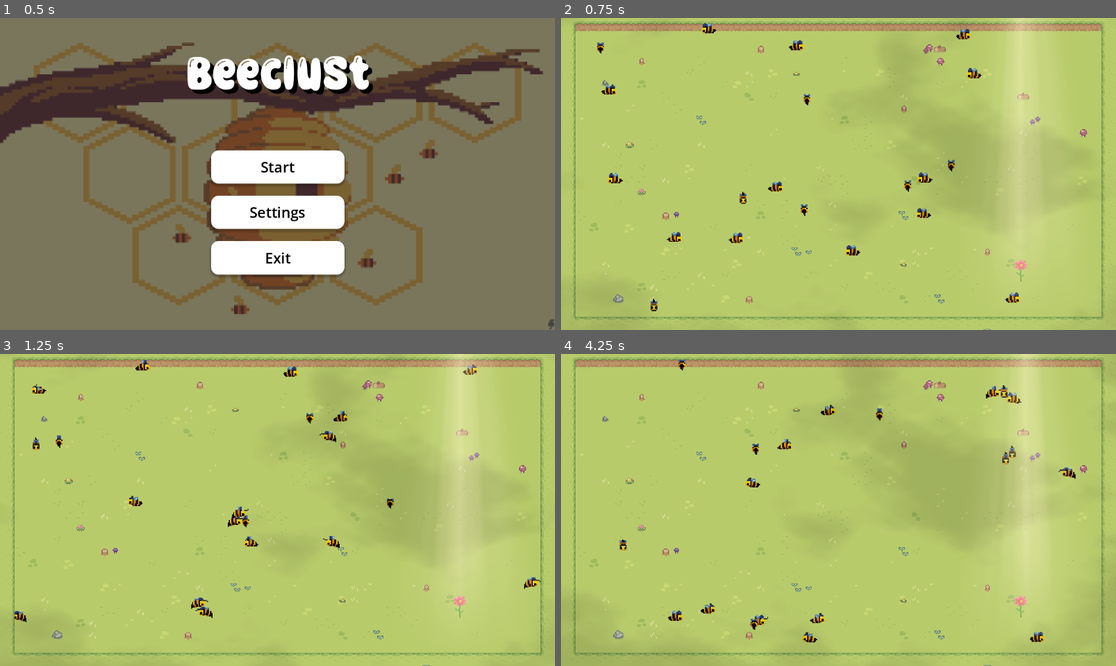
Above: before the commit, frames 1-4 (two rows, left to right).
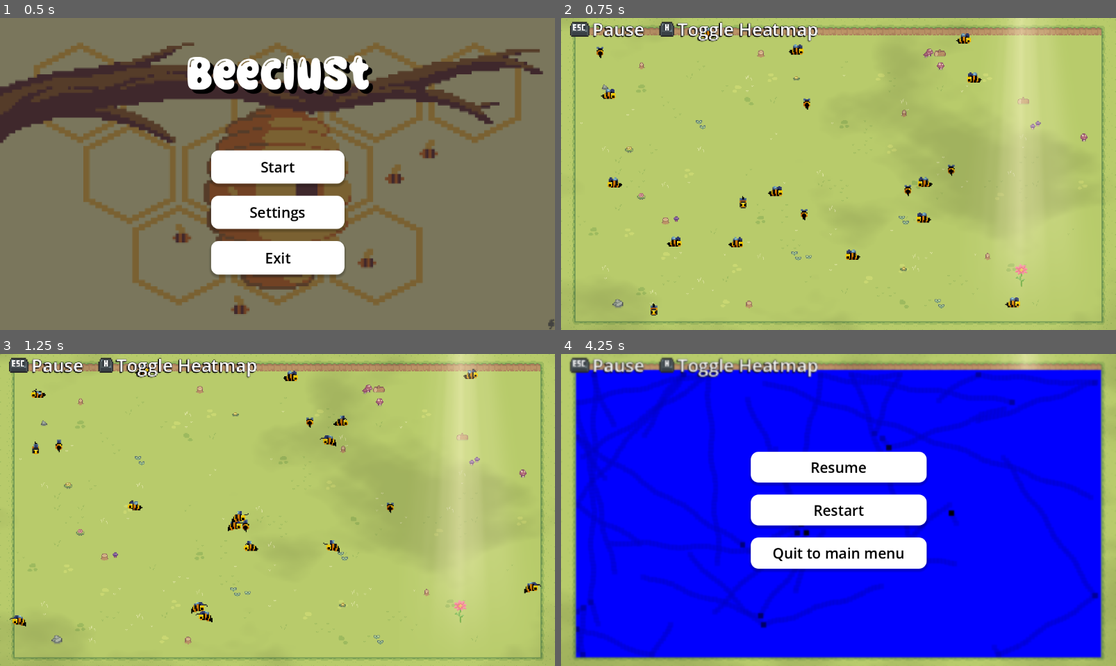
Above: after the commit, the same moments.

Repository: Kuuro-neko/Beeclust
Game: Godot game, scene res://scenes/main_menu.tscn
Two runs of this game, one before a commit and one after it. Both use one fixed random seed, a clock stepped at 60 frames per second and the inputs below.
Inputs (mouse positions are in pixels of both pictures, inside the frame that each line leads up to):
- Up to frame 1 (0.5 s): no input
- Up to frame 2 (0.75 s): click "Start" at 0.5 s
- Up to frame 3 (1.25 s): no input
- Up to frame 4 (4.25 s): click (577, 366) at 1.27 s; click (838, 466) at 2 s, where only the run after the commit has a clickable "Resume"; click (666, 366) at 2.77 s; click (577, 366) at 3.52 s

Frame 1 is identical in both runs. In frame 2, 8.8% of the frame differs, in the area x 0-100%, y 0-100%; in frame 3, 8.8%; in frame 4, 92%, in the area x 1-100%, y 0-100%.

Commit message:
Add controls ui and progress bar during heatmap computation

Diff:
--- a/scenes/world.tscn
+++ b/scenes/world.tscn
@@ -12,6 +12,11 @@
 [ext_resource type="PackedScene" uid="uid://cmk63s78jrhi1" path="res://scenes/pause_menu.tscn" id="9_s2ktp"]
 [ext_resource type="Shader" path="res://shaders/rays.gdshader" id="11_vgmnn"]
 [ext_resource type="Shader" path="res://shaders/clouds.gdshader" id="12_gjfby"]
+[ext_resource type="Texture2D" uid="uid://dnynbjqafh2re" path="res://assets/Keys/ESC_key.png" id="13_2a2gc"]
+[ext_resource type="Script" path="res://scripts/ui_buttons_control.gd" id="13_u8qtd"]
+[ext_resource type="Texture2D" uid="uid://ccv7ki4qiw0mo" path="res://assets/Keys/ESC_key_pressed.png" id="14_1uwjq"]
+[ext_resource type="Texture2D" uid="uid://jc5maed7ilft" path="res://assets/Keys/H_key.png" id="15_cdctg"]
+[ext_resource type="Texture2D" uid="uid://s11a4kp44jsj" path="res://assets/Keys/H_key_pressed.png" id="16_ia30f"]
 
 [sub_resource type="TileSetAtlasSource" id="TileSetAtlasSource_vrnjb"]
 texture = ExtResource("2_yriin")
@@ -608,42 +613,49 @@
 [sub_resource type="GradientTexture2D" id="GradientTexture2D_853pb"]
 gradient = SubResource("Gradient_cpiue")
 
+[sub_resource type="GDScript" id="GDScript_w7d30"]
+
 [node name="World" type="Node2D"]
 y_sort_enabled = true
 
 [node name="Camera2D" type="Camera2D" parent="."]
 z_index = 10
-zoom = Vector2(1.546, 1.546)
-
-[node name="Grass" type="TileMapLayer" parent="."]
+offset = Vector2(0, -5.916)
+zoom = Vector2(1.548, 1.548)
+
+[node name="Tiles" type="Node2D" parent="."]
+
+[node name="Grass" type="TileMapLayer" parent="Tiles"]
 tile_map_data = PackedByteArray("AADp//P/AAABAAEAAADp//T/AAABAAEAAADp//X/AAABAAEAAADp//b/AAABAAEAAADp//f/AAABAAEAAADp// …(66096 unchanged characters)…
 tile_set = SubResource("TileSet_qs6lw")
 
-[node name="Ground" type="TileMapLayer" parent="."]
+[node name="Ground" type="TileMapLayer" parent="Tiles"]
 tile_map_data = PackedByteArray("AADx/wMAAAAEAAIAAAAFAPr/AAADAAIAAAAFAAMAAAAGAAEAAAD0//v/AAAGAAEAAAD8/wYAAAAGAAEAAAAIAA …(256 unchanged characters)…
 tile_set = SubResource("TileSet_kg4p2")
 
-[node name="Cliff" type="TileMapLayer" parent="." groups=["Wall"]]
+[node name="Cliff" type="TileMapLayer" parent="Tiles" groups=["Wall"]]
 z_index = 1
 y_sort_enabled = true
 tile_map_data = PackedByteArray("AADq//P/AAABAAIAAADr//P/AAABAAIAAADs//P/AAABAAIAAADt//P/AAABAAIAAADu//P/AAABAAIAAADv// …(7024 unchanged characters)…
 tile_set = SubResource("TileSet_043n3")
 
-[node name="Plants" type="TileMapLayer" parent="."]
+[node name="Plants" type="TileMapLayer" parent="Tiles"]
 z_index = 2
 tile_map_data = PackedByteArray("AADz/+//AAAAAAAAAAAWAA4AAAAAAAAAAAAGAA4AAAABAAMAAAAMAA0AAAABAAMAAADy/w8AAAABAAMAAADm/w …(896 unchanged characters)…
 tile_set = SubResource("TileSet_gsmth")
 
-[node name="Up left corner" type="Node2D" parent="."]
+[node name="Corners" type="Node2D" parent="."]
+
+[node name="Up left corner" type="Node2D" parent="Corners"]
 position = Vector2(-350, -191)
 
-[node name="Up right corner" type="Node2D" parent="."]
+[node name="Up right corner" type="Node2D" parent="Corners"]
 position = Vector2(351, -191)
 
-[node name="Down left corner" type="Node2D" parent="."]
+[node name="Down left corner" type="Node2D" parent="Corners"]
 position = Vector2(-351, 191)
 
-[node name="Down right corner" type="Node2D" parent="."]
+[node name="Down right corner" type="Node2D" parent="Corners"]
 position = Vector2(352, 191)
 
 [node name="Target" type="Node2D" parent="."]
@@ -663,14 +675,14 @@
 [node name="BeeSpawner" type="Node2D" parent="." node_paths=PackedStringArray("target", "up_left_corner", "up_right_corner", "down_left_corner", "down_right_corner", "heatmap")]
 script = ExtResource("7_4axgn")
 target = NodePath("../Target")
-up_left_corner = NodePath("../Up left corner")
-up_right_corner = NodePath("../Up right corner")
-down_left_corner = NodePath("../Down left corner")
-down_right_corner = NodePath("../Down right corner")
+up_left_corner = NodePath("../Corners/Up left corner")
+up_right_corner = NodePath("../Corners/Up right corner")
+down_left_corner = NodePath("../Corners/Down left corner")
+down_right_corner = NodePath("../Corners/Down right corner")
 heatmap = NodePath("../Heatmap")
 
-[node name="Heatmap" type="Control" parent="." node_paths=PackedStringArray("up_left_corner", "up_right_corner", "down_left_corner", "down_right_corner")]
-z_index = 50
+[node name="Heatmap" type="Control" parent="." node_paths=PackedStringArray("progress_bar", "up_left_corner", "up_right_corner", "down_left_corner", "down_right_corner")]
+z_index = 20
 layout_mode = 3
 anchors_preset = 0
 offset_left = -352.0
@@ -678,10 +690,11 @@
 offset_right = 352.0
 offset_bottom = 191.0
 script = ExtResource("8_tmbk2")
-up_left_corner = NodePath("../Up left corner")
-up_right_corner = NodePath("../Up right corner")
-down_left_corner = NodePath("../Down left corner")
-down_right_corner = NodePath("../Down right corner")
+progress_bar = NodePath("../Control UI/HBoxContainer/Heatmap compute bar")
+up_left_corner = NodePath("../Corners/Up left corner")
+up_right_corner = NodePath("../Corners/Up right corner")
+down_left_corner = NodePath("../Corners/Down left corner")
+down_right_corner = NodePath("../Corners/Down right corner")
 
 [node name="TextureRect" type="TextureRect" parent="Heatmap"]
 layout_mode = 0
@@ -689,10 +702,11 @@
 offset_bottom = 386.0
 expand_mode = 2
 
-[node name="CanvasLayer" type="CanvasLayer" parent="."]
-
-[node name="PauseMenu" parent="CanvasLayer" instance=ExtResource("9_s2ktp")]
+[node name="PauseMenuCanvas" type="CanvasLayer" parent="."]
+
+[node name="PauseMenu" parent="PauseMenuCanvas" node_paths=PackedStringArray("esc_button") instance=ExtResource("9_s2ktp")]
 visible = false
+esc_button = NodePath("../../Control UI/HBoxContainer/Pause/ESC Button")
 
 [node name="CloudsShadow" type="Sprite2D" parent="."]
 modulate = Color(0, 0, 0, 1)
@@ -702,3 +716,82 @@
 position = Vector2(-14.1562, -0.124971)
 scale = Vector2(22.2861, 12.7227)
 texture = SubResource("GradientTexture2D_853pb")
+
+[node name="Control UI" type="Control" parent="."]
+z_index = 21
+layout_mode = 3
+anchors_preset = 0
+offset_left = -360.0
+offset_top = -226.0
+offset_right = -274.0
+offset_bottom = -197.0
+
+[node name="HBoxContainer" type="HBoxContainer" parent="Control UI" node_paths=PackedStringArray("h_button", "esc_button")]
+layout_mode = 0
+offset_top = 9.0
+offset_right = 576.0
+offset_bottom = 43.0
+theme_override_constants/separation = 21
+script = ExtResource("13_u8qtd")
+h_button = NodePath("Heatmap/H Button")
+esc_button = NodePath("Pause/ESC Button")
+
+[node name="Pause" type="HBoxContainer" parent="Control UI/HBoxContainer"]
+layout_mode = 2
+alignment = 1
+
+[node name="ESC Button" type="TextureButton" parent="Control UI/HBoxContainer/Pause"]
+custom_minimum_size = Vector2(26, 20)
+layout_mode = 2
+size_flags_horizontal = 4
+size_flags_vertical = 4
+texture_normal = ExtResource("13_2a2gc")
+texture_pressed = ExtResource("14_1uwjq")
+stretch_mode = 0
+script = SubResource("GDScript_w7d30")
+
+[node name="Label Pause" type="Label" parent="Control UI/HBoxContainer/Pause"]
+layout_mode = 2
+theme_override_colors/font_color = Color(1, 1, 1, 1)
+theme_override_colors/font_shadow_color = Color(0, 0, 0, 1)
+theme_override_constants/shadow_offset_x = -1
+theme_override_constants/shadow_offset_y = 1
+theme_override_constants/outline_size = 2
+theme_override_constants/shadow_outline_size = 1
+theme_override_font_sizes/font_size = 24
+text = "Pause"
+
+[node name="Heatmap" type="HBoxContainer" parent="Control UI/HBoxContainer"]
+layout_mode = 2
+alignment = 1
+
+[node name="H Button" type="TextureButton" parent="Control UI/HBoxContainer/Heatmap"]
+custom_minimum_size = Vector2(20, 20)
+layout_mode = 2
+size_flags_horizontal = 4
+size_flags_vertical = 4
+texture_normal = ExtResource("15_cdctg")
+texture_pressed = ExtResource("16_ia30f")
+stretch_mode = 0
+
+[node name="Label Haetmap" type="Label" parent="Control UI/HBoxContainer/Heatmap"]
+layout_mode = 2
+theme_override_colors/font_color = Color(1, 1, 1, 1)
+theme_override_colors/font_shadow_color = Color(0, 0, 0, 1)
+theme_override_constants/shadow_offset_x = -1
+theme_override_constants/shadow_offset_y = 1
+theme_override_constants/outline_size = 2
+theme_override_constants/shadow_outline_size = 1
+theme_override_font_sizes/font_size = 24
+text = "Toggle Heatmap"
+
+[node name="Heatmap compute bar" type="ProgressBar" parent="Control UI/HBoxContainer"]
+visible = false
+custom_minimum_size = Vector2(220, 23)
+layout_mode = 2
+size_flags_horizontal = 0
+size_flags_vertical = 4
+show_percentage = false
+
+[connection signal="pressed" from="Control UI/HBoxContainer/Pause/ESC Button" to="PauseMenuCanvas/PauseMenu" method="_on_esc_button_pressed"]
+[connection signal="pressed" from="Control UI/HBoxContainer/Heatmap/H Button" to="Heatmap" method="_on_h_button_pressed"]
--- a/scripts/heatmap.gd
+++ b/scripts/heatmap.gd
@@ -1,9 +1,11 @@
 extends Control
 
-var bee_positions: Array = []  # Store bee positions
-const MAX_POSITIONS = 134217728  # ~1GB limit
-var heatmap_enabled = false  # Only draw when requested
+var bee_positions: Array = []
+var n_pos = 0
+const MAX_POSITIONS = 100000000
+var heatmap_enabled = false
 
+@export var progress_bar : ProgressBar
 @export var up_left_corner: Node2D
 @export var up_right_corner: Node2D
 @export var down_left_corner: Node2D
@@ -33,18 +35,21 @@
 			heatmap_enabled = !heatmap_enabled
 			if heatmap_enabled:
 				draw_heatmap()
-			$TextureRect.visible = heatmap_enabled
+			else:
+				$TextureRect.visible = false
 
 func store_bee_position(pos: Vector2):
 	if bee_positions.size() >= MAX_POSITIONS:
 		bee_positions.pop_front()
 	bee_positions.append(pos)
+	n_pos = n_pos + 1
 
 func draw_heatmap():
 	if not heatmap_enabled:
 		return
 
 	get_tree().paused = true
+
 
 	var heatmap_grid = Array()
 	for i in range(world_width):
@@ -55,6 +60,17 @@
 
 	var n = 3
 
+	progress_bar.value = 0.
+	progress_bar.show()
+	var batch_size
+	if n_pos <= 100000:
+		batch_size = 500
+	elif n_pos <= 10000000:
+		batch_size = 5000
+	else:
+		batch_size = 50000
+	var done = 0
+	print("Computing ", n_pos, " positions")
 	for pos in bee_positions:
 		var map_x = int(remap(pos.x, up_left_corner.position.x, up_right_corner.position.x, 0, world_width))
 		var map_y = int(remap(pos.y, up_left_corner.position.y, down_left_corner.position.y, 0, world_height))
@@ -68,6 +84,13 @@
 				var neighbor_y = map_y + dy
 				if neighbor_x >= 0 and neighbor_x < world_width and neighbor_y >= 0 and neighbor_y < world_height:
 					heatmap_grid[neighbor_x][neighbor_y] += 1
+		done += 1
+		if done % batch_size == 0:  # Update progress less frequently
+			progress_bar.value = float(done) / float(n_pos) * 100.
+			await get_tree().process_frame  # Allow UI updates
+
+	progress_bar.value = 100.
+	await get_tree().process_frame  # Allow UI updates
 
 	var max_count = 0
 	for column in heatmap_grid:
@@ -75,6 +98,7 @@
 			max_count = max(max_count, cell)
 
 	# Create the heatmap texture
+	$TextureRect.visible = heatmap_enabled
 	heatmap_image.fill(Color(0, 0, 1, 1))
 	for x in range(world_width):
 		for y in range(world_height):
@@ -84,5 +108,12 @@
 				var color = Color(0.0, 0.0, 1-intensity)
 				heatmap_image.set_pixel(x, y, color)
 	heatmap_texture.update(heatmap_image)
+	progress_bar.hide()
+	get_tree().paused = false
 
-	get_tree().paused = false
+func _on_h_button_pressed() -> void:
+	heatmap_enabled = !heatmap_enabled
+	if heatmap_enabled:
+		draw_heatmap()
+	else:
+		$TextureRect.visible = false
--- a/scripts/pause_menu.gd
+++ b/scripts/pause_menu.gd
@@ -1,4 +1,7 @@
 extends Control
+
+@export var esc_button : TextureButton
+var normal_texture_esc = preload("res://assets/Keys/ESC_key.png")
 
 func _ready() -> void:
 	hide()
@@ -7,6 +10,7 @@
 func resume():
 	hide()
 	get_tree().paused = false
+	esc_button.texture_normal = normal_texture_esc
 	$AnimationPlayer.play_backwards("blur")
 
 func pause():
@@ -36,3 +40,10 @@
 
 func _process(delta: float) -> void:
 	testEsc()
+
+
+func _on_esc_button_pressed() -> void:
+	if !get_tree().paused:
+		pause()
+	elif get_tree().paused:
+		resume()
--- /dev/null
+++ b/scripts/ui_buttons_control.gd
@@ -0,0 +1,25 @@
+extends Control
+
+@export var h_button : TextureButton
+@export var esc_button : TextureButton
+
+var normal_texture_h = preload("res://assets/Keys/H_key.png")
+var pressed_texture_h = preload("res://assets/Keys/H_key_pressed.png")
+
+var normal_texture_esc = preload("res://assets/Keys/ESC_key.png")
+var pressed_texture_esc = preload("res://assets/Keys/ESC_key_pressed.png")
+
+func _input(event):
+	if event is InputEventKey and event.pressed:
+		if event.keycode == KEY_H:
+			h_button.texture_normal = pressed_texture_h
+	elif event is InputEventKey and not event.pressed:
+		if event.keycode == KEY_H:
+			h_button.texture_normal = normal_texture_h
+
+	if event is InputEventKey and event.pressed:
+		if event.keycode == KEY_ESCAPE:
+			esc_button.texture_normal = pressed_texture_esc
+	elif event is InputEventKey and not event.pressed:
+		if event.keycode == KEY_ESCAPE:
+			esc_button.texture_normal = normal_texture_esc
Binary file added: assets/Keys/ESC_key.png
Not shown, added: assets/Keys/ESC_key.png.import
Binary file added: assets/Keys/ESC_key_pressed.png
Not shown, added: assets/Keys/ESC_key_pressed.png.import
Binary file added: assets/Keys/H_key.png
Not shown, added: assets/Keys/H_key.png.import
Binary file added: assets/Keys/H_key_pressed.png
Not shown, added: assets/Keys/H_key_pressed.png.import
Not shown: 1 places in scenes/world.tscn that only renumber resources
